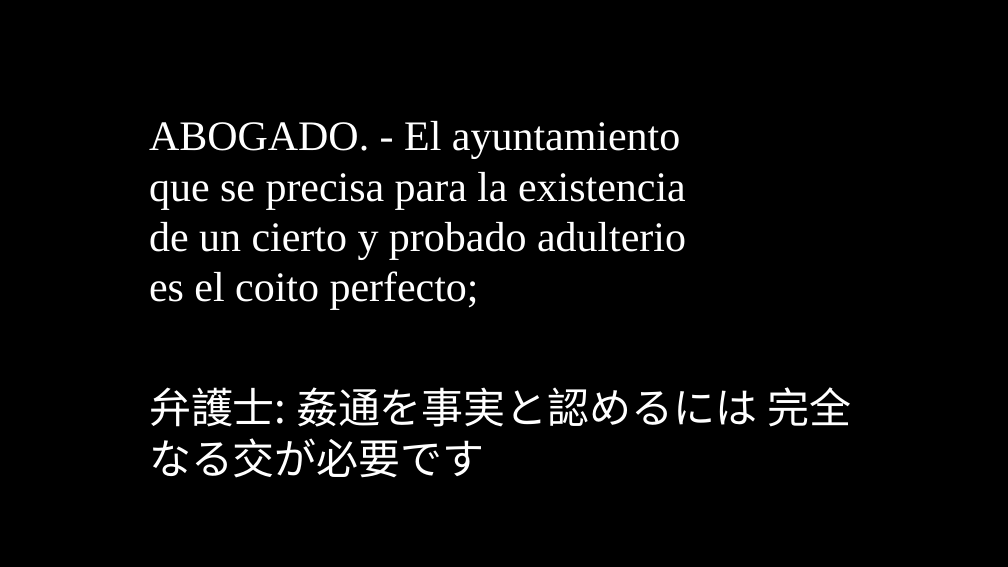
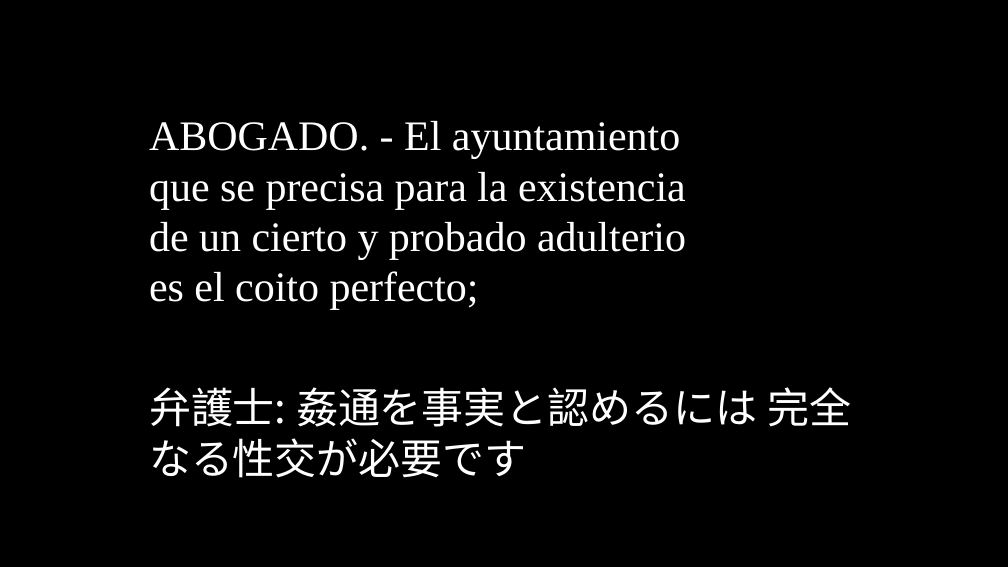
Before and after one commit to oulcggc/lang-drama-caption, a slide deck: slide 78 of complete-cap.pptx. Drawn at 1008x567 pixels with LibreOffice and Linux fonts; fonts in the diff are those of the drawing. Boxes give left, top, right and bottom in pixels: in the first picture for what was removed or moved away, otherwise in the second. Text is boxed around its words. In the diff, an @@ line names an element or a change of style, - is before the commit and + after.

```diff
--- a/complete-cap.pptx
+++ b/complete-cap.pptx
@@ text at (x1=149, y1=387, x2=851, y2=478): text changed @@
-弁護士: 姦通を事実と認めるには 完全なる交が必要です
+弁護士: 姦通を事実と認めるには 完全なる性交が必要です
```
Also in this commit, not shown: 10 other slides changed.
